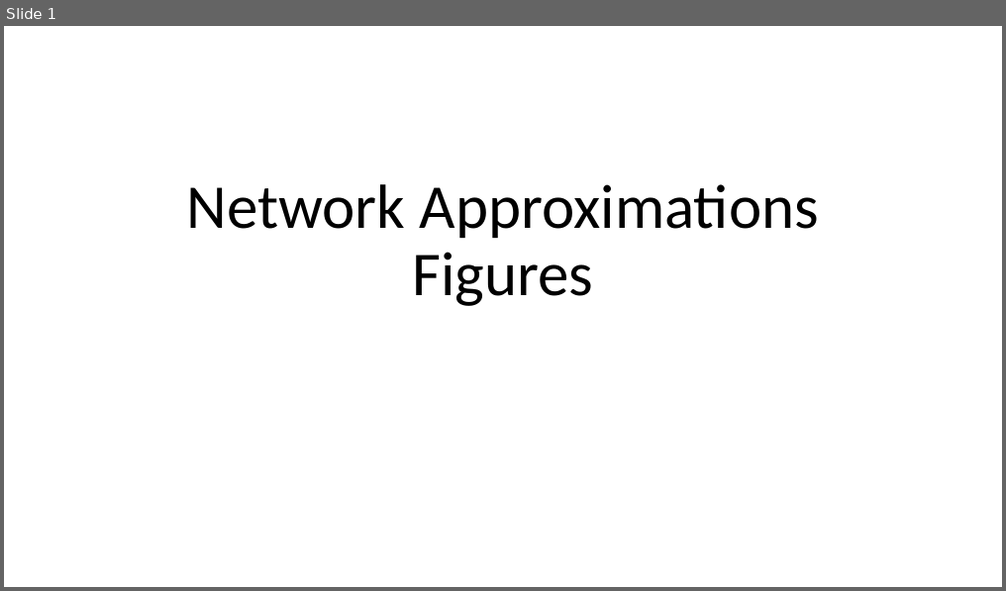
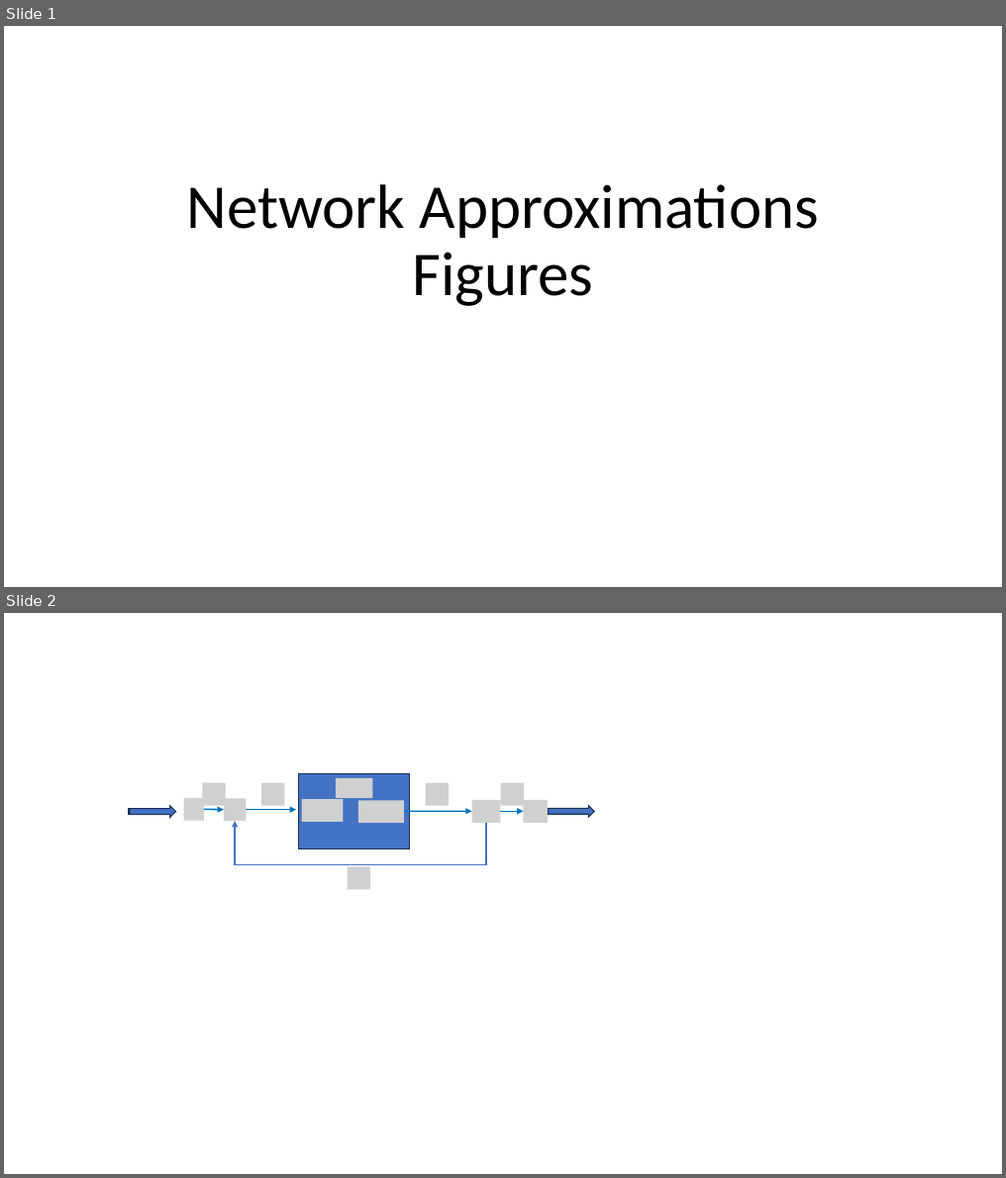
Before and after one commit to joseph-hellerstein/linear_reaction_networks, a slide deck: docs/figures.pptx. Shown one above the other, each under a label of ours: slide 1 before the commit, slides 1 and 2 after it. The pictures are 1006x591 and 1006x1178 pixels, drawn with LibreOffice and Linux fonts; fonts in the diff are those of the drawing; grey boxes stand for pictures. Boxes give left, top, right and bottom in pixels: in the first picture for what was removed or moved away, otherwise in the second. Text is boxed around its words. In the diff, an @@ line names an element or a change of style, - is before the commit and + after.

```diff
--- a/docs/figures.pptx
+++ b/docs/figures.pptx
@@ slide 2 added at (4, 613, 1002, 1174), background #FFFFFF @@
@@ picture added at (202, 783, 226, 805) @@
@@ picture added at (261, 783, 285, 805) @@
@@ rectangle added at (298, 774, 410, 850), fill #4472C4, outline #1E3256 1 pt @@
@@ picture added at (336, 778, 373, 799) @@
@@ picture added at (426, 783, 449, 805) @@
@@ picture added at (500, 783, 524, 805) @@
@@ striped right arrow added at (129, 806, 176, 818), fill #4472C4, outline #1E3256 1 pt @@
@@ picture added at (183, 798, 204, 820) @@
@@ arrow added from (204, 809) to (224, 810), #0070C0 1.5 pt @@
@@ picture added at (224, 799, 247, 821) @@
@@ arrow added from (246, 810) to (296, 810), #0070C0 1.5 pt @@
@@ picture added at (302, 799, 344, 822) @@
@@ picture added at (358, 800, 404, 823) @@
@@ arrow added from (394, 811) to (472, 811), #0070C0 1.5 pt @@
@@ picture added at (472, 800, 500, 823) @@
@@ arrow added from (500, 811) to (524, 811), #0070C0 1.5 pt @@
@@ picture added at (524, 800, 548, 823) @@
@@ striped right arrow added at (547, 805, 595, 817), fill #4472C4, outline #1E3256 1 pt @@
@@ elbow arrow added from (486, 823) to (235, 821), #4472C4 1.5 pt @@
@@ picture added at (348, 866, 371, 889) @@
```
Also in this commit, not shown: 1 slide removed, 2 other files.
